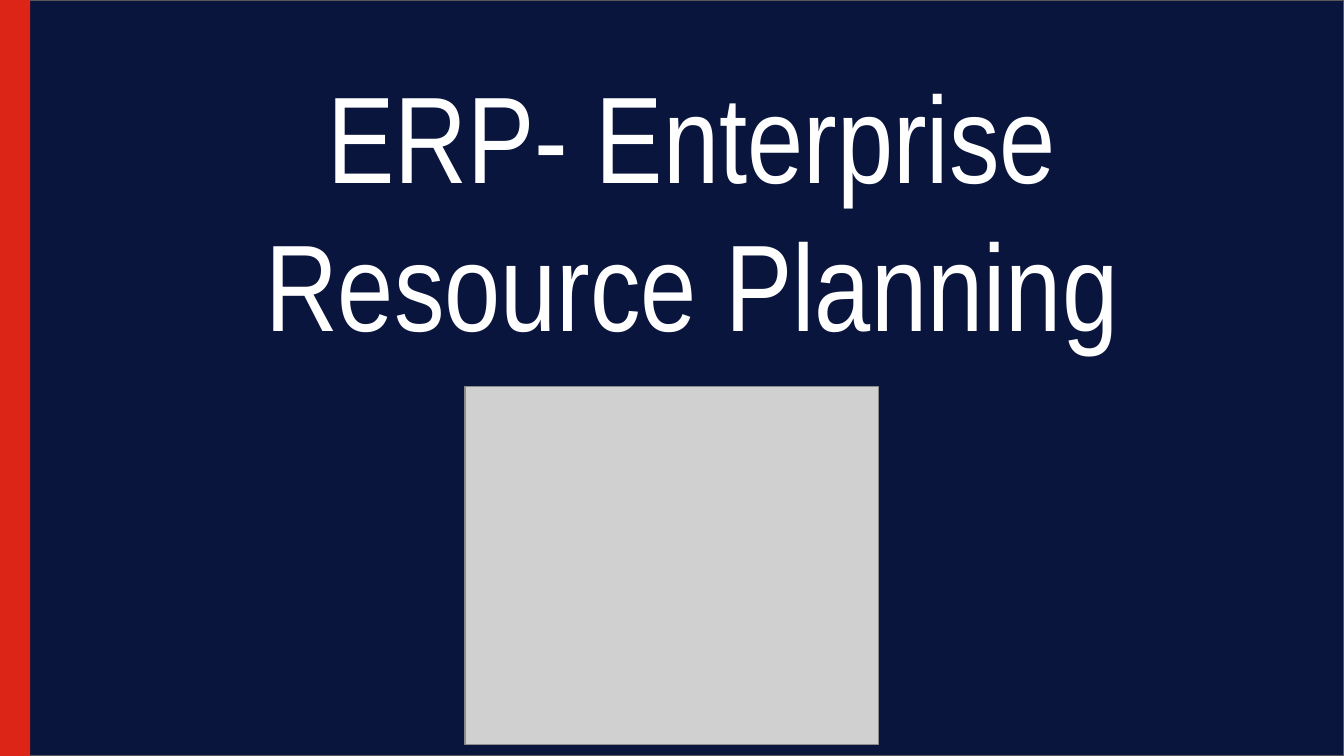
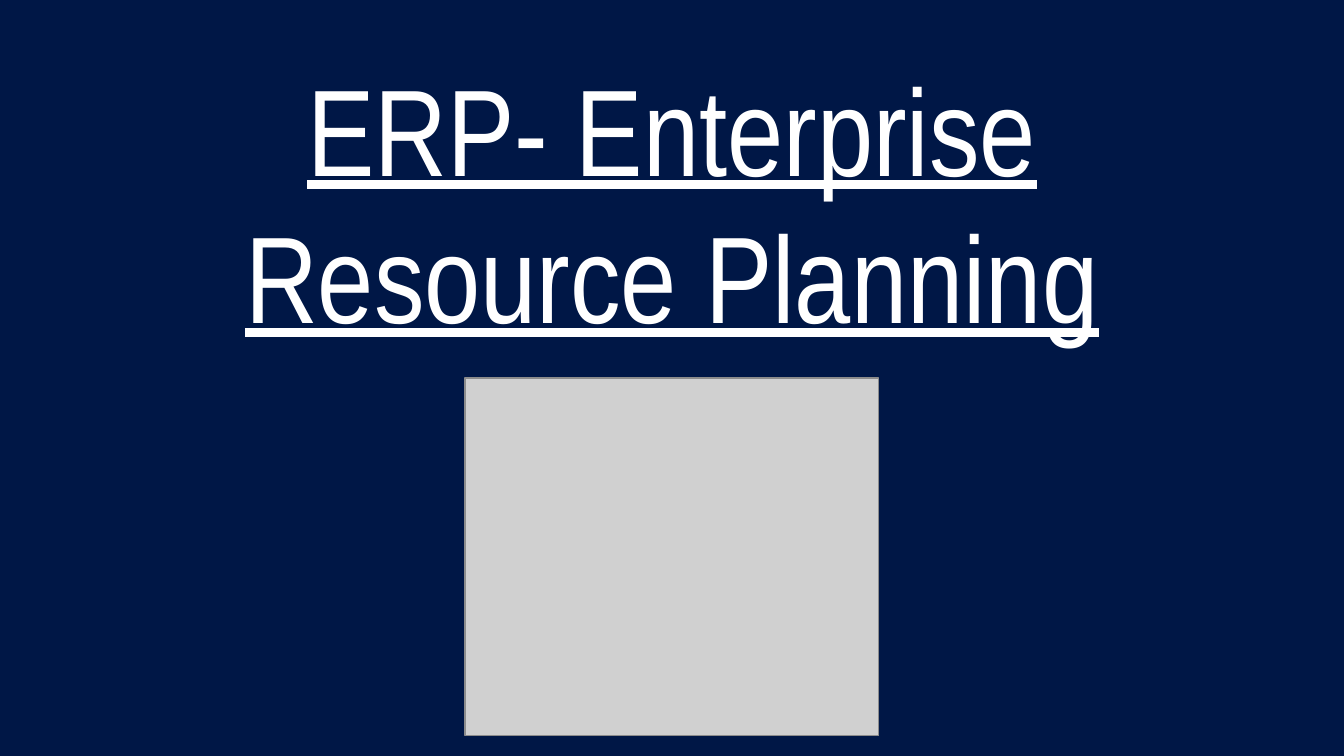
Before and after one commit to gddno/Redmine, a slide deck: slide 4 of Redmine.pptx. Drawn at 1344x756 pixels with LibreOffice and Linux fonts; fonts in the diff are those of the drawing; grey boxes stand for pictures. Boxes give left, top, right and bottom in pixels: in the first picture for what was removed or moved away, otherwise in the second. Text is boxed around its words. In the diff, an @@ line names an element or a change of style, - is before the commit and + after.

```diff
--- a/Redmine.pptx
+++ b/Redmine.pptx
@@ background #FFFFFF to #001746 @@
@@ rectangle removed at (0, 0, 1344, 755) @@
@@ rectangle removed at (0, 0, 30, 755) @@
@@ title "ERP- Enterprise Resource Planning": place and size @@
-title "ERP- Enterprise Resource Planning" at (265, 93, 1118, 353)
+title "ERP- Enterprise Resource Planning" at (245, 86, 1098, 345)
@@ title "ERP- Enterprise Resource Planning" at (245, 86, 1098, 345): underline on; vertical alignment bottom to top @@
@@ picture: place and size @@
-picture at (465, 387, 879, 745)
+picture at (465, 378, 879, 735)
```
Also in this commit, not shown: 8 other slides changed, 4 slides added, 3 slides removed, 7 other files.
